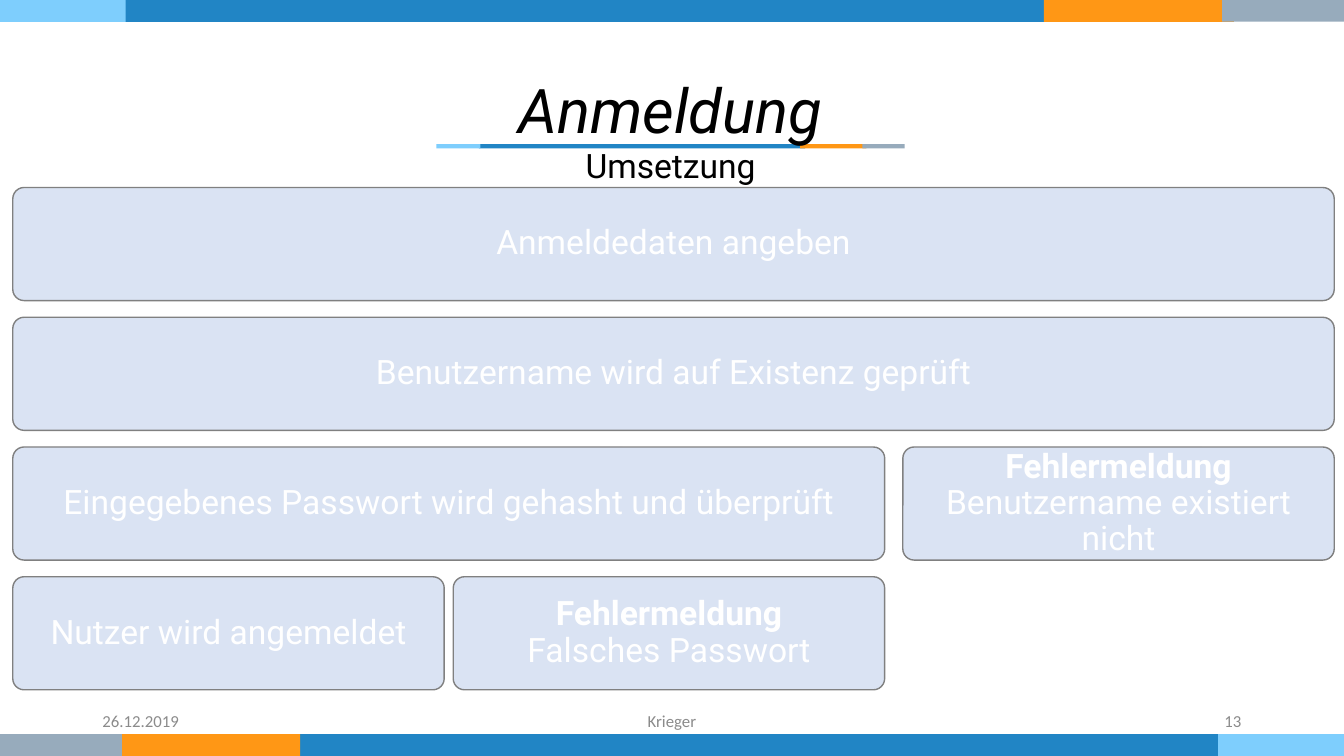
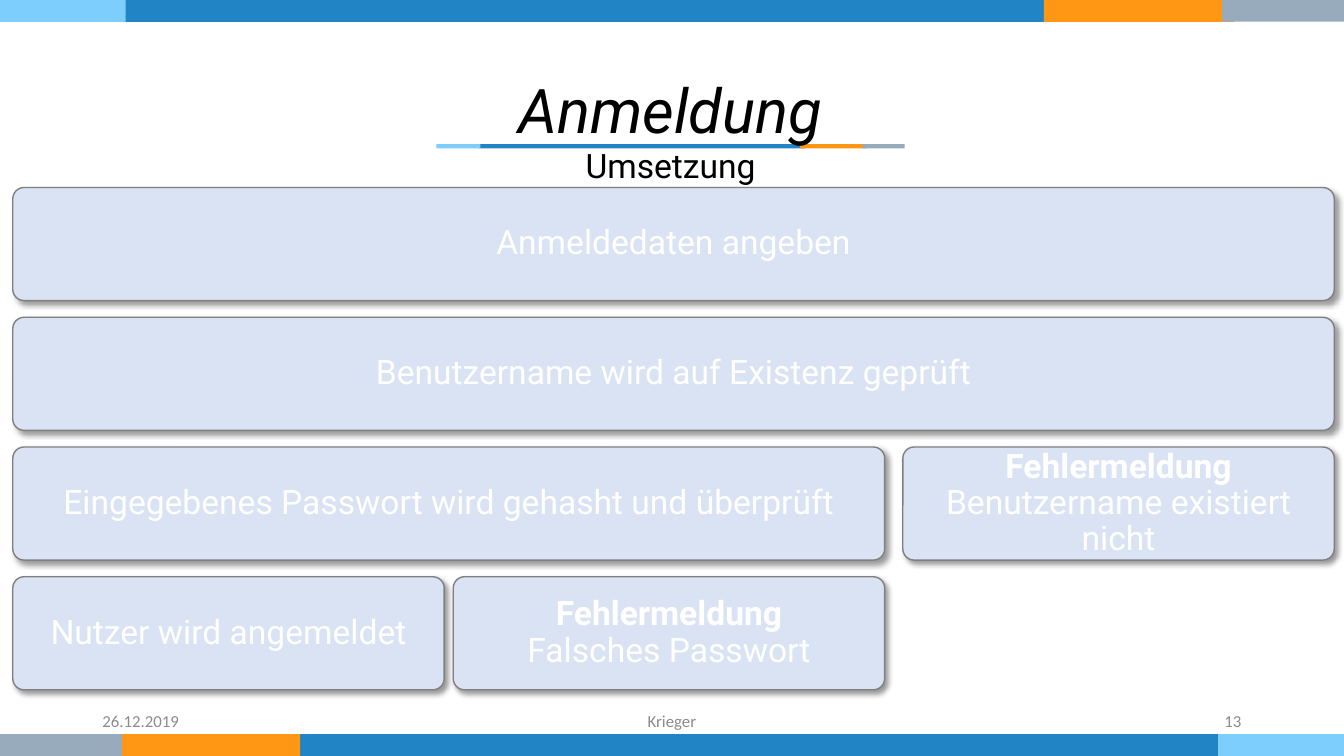
Before and after one commit to KriegersBlog/nordwind-tool, a slide deck: slide 13 of Dokumentation/Präsentation.pptx. Drawn at 1344x756 pixels with LibreOffice and Linux fonts; fonts in the diff are those of the drawing. Boxes give left, top, right and bottom in pixels: in the first picture for what was removed or moved away, otherwise in the second. Text is boxed around its words. In the diff, an @@ line names an element or a change of style, - is before the commit and + after.

Commit message:
präsäntaZION färtich

```diff
--- a/Dokumentation/Präsentation.pptx
+++ b/Dokumentation/Präsentation.pptx
@@ shadow on in 6 elements at [13, 188, 1335, 300], [13, 318, 1335, 431], [13, 447, 885, 560], [13, 577, 445, 690], [454, 577, 885, 690], [903, 447, 1335, 560] @@
```
